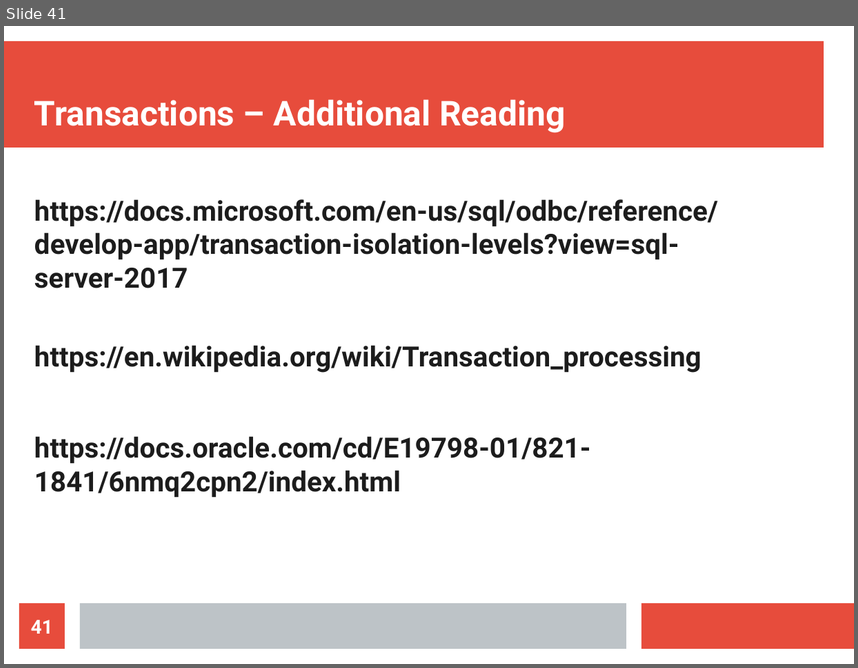
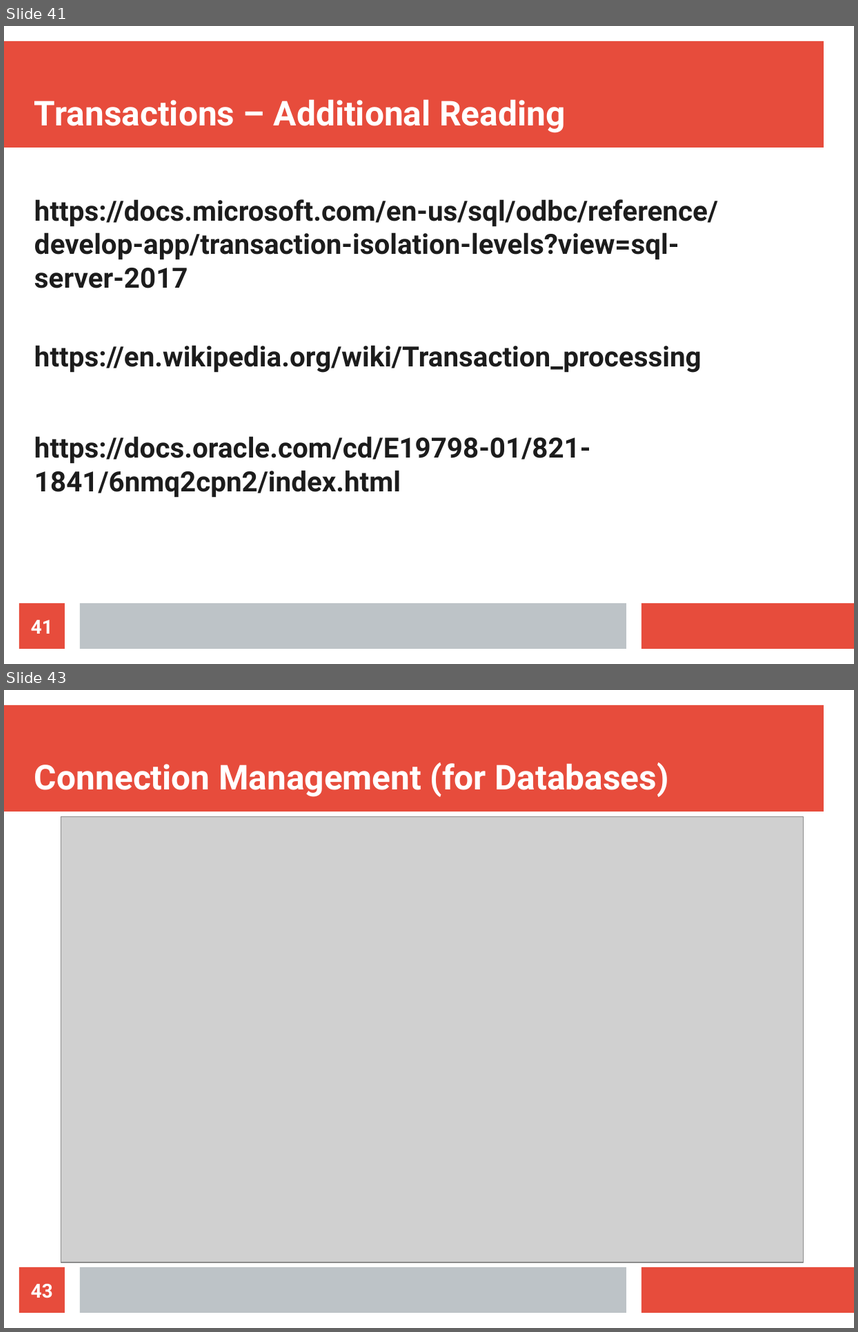
Before and after one commit to maxotta/pia-labs, a slide deck: lectures/persistence/01_persistence.odp. Shown one above the other, each under a label of ours: slide 41 before the commit, slides 41 and 43 after it; the slides between them are not shown. The pictures are 858x668 and 858x1332 pixels, drawn with LibreOffice and Linux fonts; fonts in the diff are those of the drawing; grey boxes stand for pictures. Boxes give left, top, right and bottom in pixels: in the first picture for what was removed or moved away, otherwise in the second. Text is boxed around its words. In the diff, an @@ line names an element or a change of style, - is before the commit and + after.

Commit message:
[lec-pers] connection pooling added to the persistence lecture

```diff
--- a/lectures/persistence/01_persistence.odp
+++ b/lectures/persistence/01_persistence.odp
@@ slide 43 added at [4, 690, 854, 1328], background #FFFFFF; not listed: 3 template elements that a slide beside it also shows @@
@@ title added at [34, 762, 668, 797], 32 pt, text #FFFFFF, bold @@
+Connection Management (for Databases)
@@ picture added at [61, 816, 804, 1261] @@
@@ page number added at [19, 1267, 65, 1312], fill #E74C3C, 18 pt, text #FFFFFF, bold @@
+43
```
Also in this commit, not shown: 4 other slides added, 3 other files.
